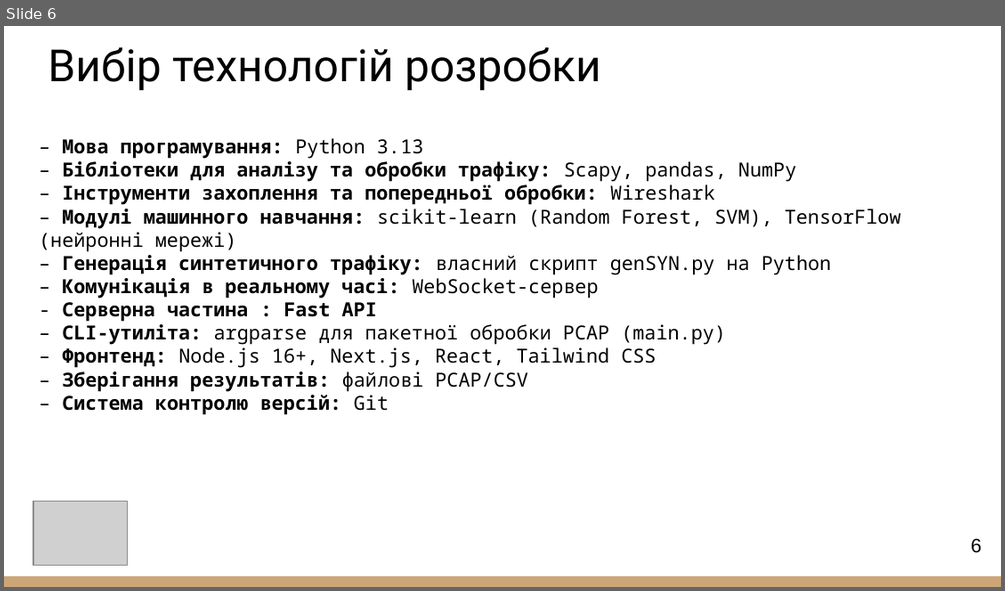
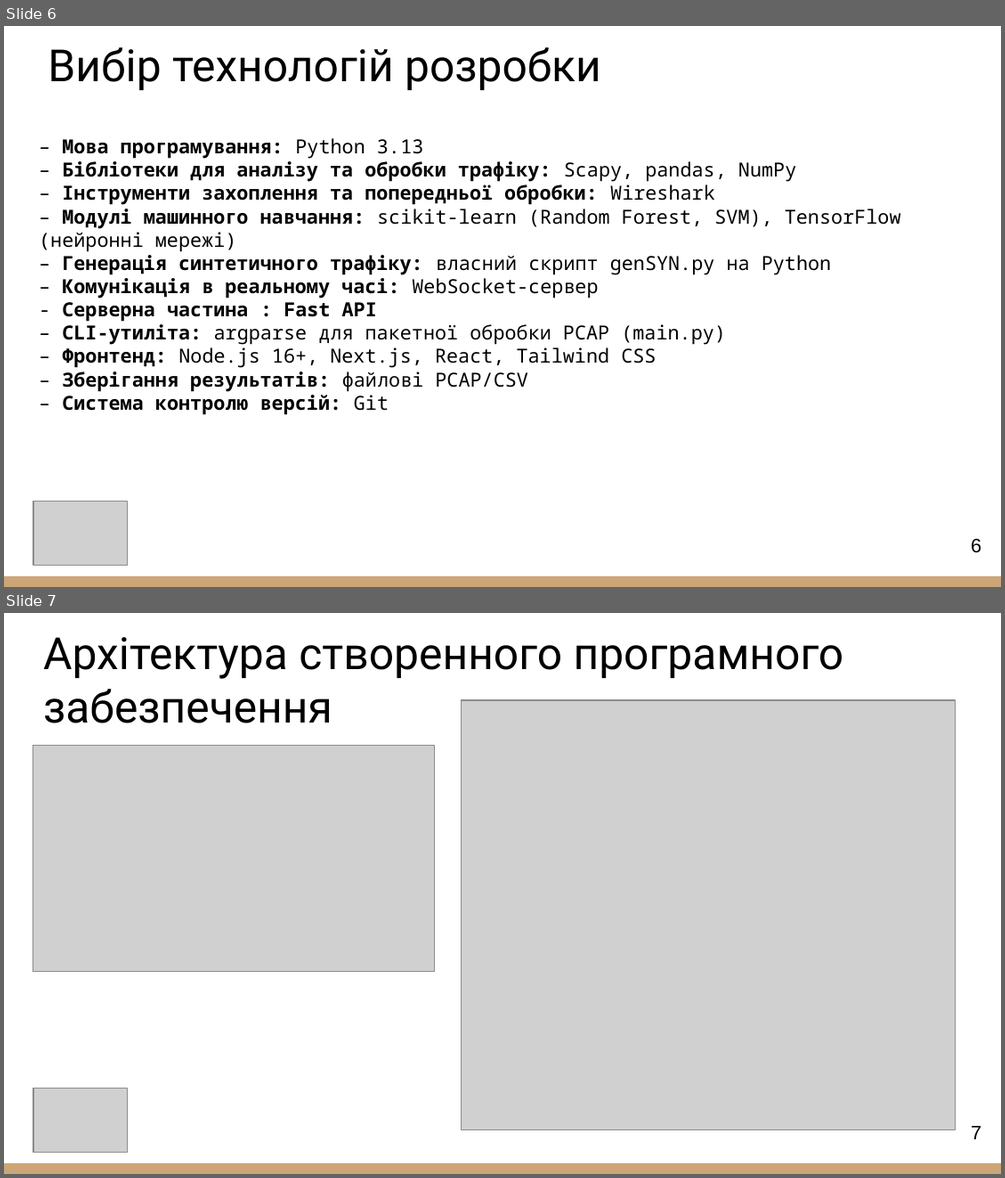
Before and after one commit to mshshshshshsh3/masters, a slide deck: 2025_М_ПІ_ІПЗ-23-4_Шульдінер_М_П.pptx. Shown one above the other, each under a label of ours: slide 6 before the commit, slides 6 and 7 after it. The pictures are 1005x591 and 1005x1178 pixels, drawn with LibreOffice and Linux fonts; fonts in the diff are those of the drawing; grey boxes stand for pictures. Boxes give left, top, right and bottom in pixels: in the first picture for what was removed or moved away, otherwise in the second. Text is boxed around its words. In the diff, an @@ line names an element or a change of style, - is before the commit and + after.

```diff
--- a/2025_М_ПІ_ІПЗ-23-4_Шульдінер_М_П.pptx
+++ b/2025_М_ПІ_ІПЗ-23-4_Шульдінер_М_П.pptx
@@ slide 7 added at [4, 613, 1001, 1174], background #FFFFFF; not listed: 1 template element that a slide beside it also shows @@
@@ title added at [43, 637, 844, 723], 32 pt, text #000000 @@
+Архітектура створенного програмного забезпечення
@@ picture added at [461, 701, 955, 1130] @@
@@ picture added at [32, 746, 435, 971] @@
@@ picture added at [32, 1088, 127, 1152] @@
@@ page number added at [971, 1126, 981, 1139], 14 pt, text #000000 @@
+7
```
Also in this commit, not shown: 2 slides changed, 1 other slide added.
